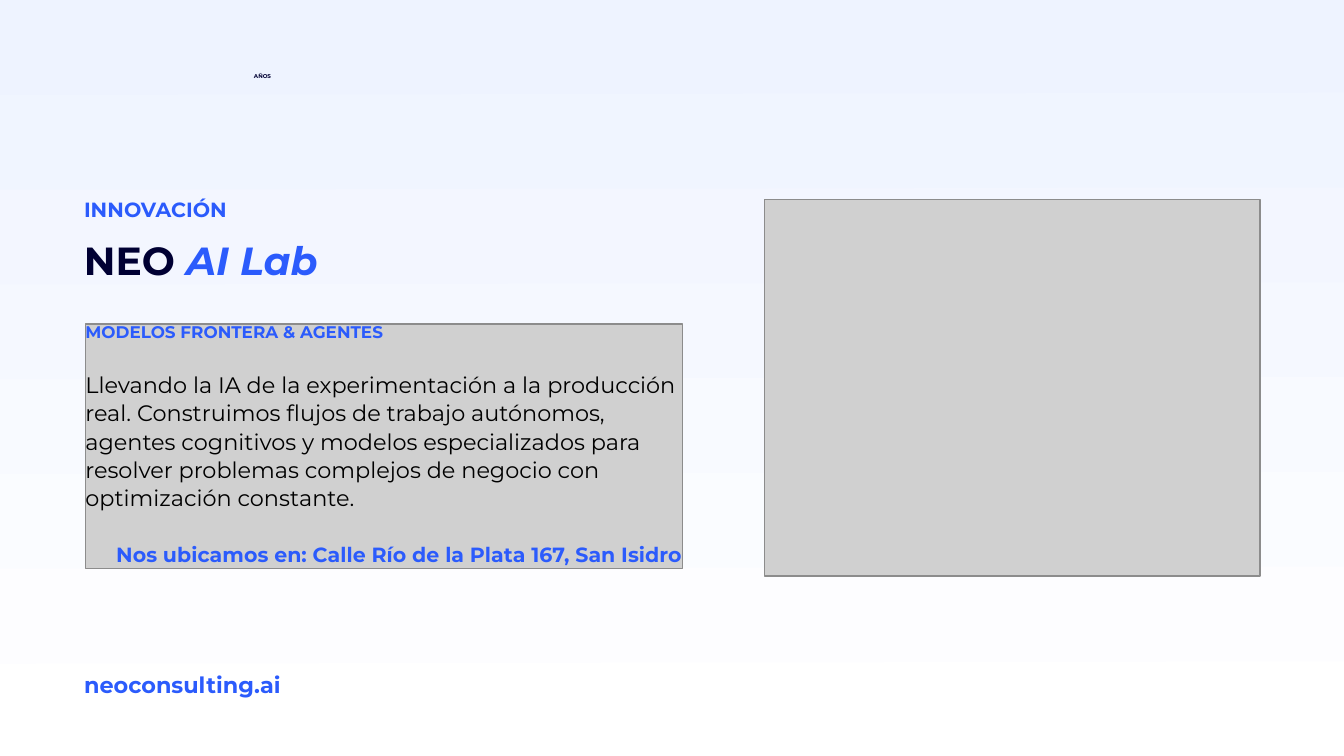
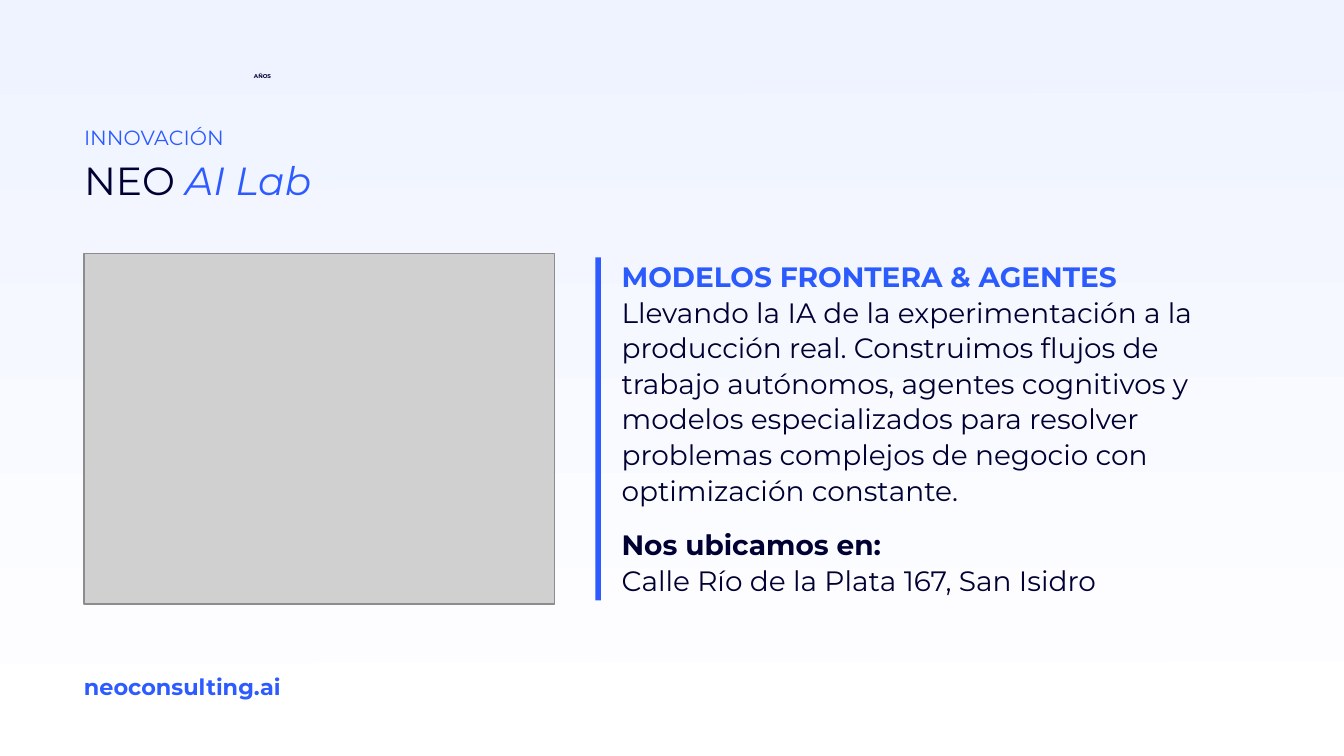
Before and after one commit to miguelchumacero/plantilla-base-deck, a slide deck: slide 15 of plantilla-base-neo-talents.pptx (slide 17 before the commit). Drawn at 1344x756 pixels with LibreOffice and Linux fonts; fonts in the diff are those of the drawing; grey boxes stand for pictures; background and template pictures are left out. Boxes give left, top, right and bottom in pixels: in the first picture for what was removed or moved away, otherwise in the second. Text is boxed around its words. In the diff, an @@ line names an element or a change of style, - is before the commit and + after.

```diff
--- a/plantilla-base-neo-talents.pptx
+++ b/plantilla-base-neo-talents.pptx
@@ text "INNOVACIÓN": place and size @@
-text "INNOVACIÓN" at [84, 198, 227, 218]
+text "INNOVACIÓN" at [84, 127, 224, 145]
@@ text "INNOVACIÓN" at [84, 127, 224, 145]: text colour #2B5BFC to #2D5BFF, bold off; line spacing 0.89 to 1 @@
@@ text "NEO AI Lab": place and size @@
-text "NEO AI Lab" at [84, 246, 318, 276]
+text "NEO AI Lab" at [84, 166, 311, 196]
@@ text "NEO AI Lab" at [84, 166, 311, 196]: text colour #2B5BFC to #2D5BFF in "AI Lab"; bold off; line spacing 0.88 to 0.95 @@
@@ picture removed at [765, 199, 1261, 575] @@
@@ picture: place and size @@
-picture at [86, 324, 683, 569]
+picture at [83, 254, 554, 605]
@@ rectangle added at [595, 258, 601, 601], fill #2D5BFF @@
@@ text "MODELOS FRONTERA & AGENTES": place and size @@
-text "MODELOS FRONTERA & AGENTES" at [85, 322, 675, 512]
+text "MODELOS FRONTERA & AGENTES" at [622, 267, 1192, 507]
@@ text "MODELOS FRONTERA & AGENTES" at [622, 267, 1192, 507]: size 9 to 15 pt in "MODELOS FRONTERA & AGENTES"; size 12 to 15 pt, text colour #000000 to #000033 in "Llevando la IA de la experimentación a ..."; line spacing 0.88 to 1.06 @@
@@ text at [622, 533, 1096, 595]: text changed; size 11 to 15 pt; text colour #2B5BFC to #000033; bold off @@
-Nos ubicamos en: Calle Río de la Plata 167, San Isidro
+Nos ubicamos en:
+Calle Río de la Plata 167, San Isidro
@@ text "neoconsulting.ai" at [84, 677, 281, 700]: text colour #2B5BFC to #2D5BFF; line spacing 0.88 to 1 @@
```
Also in this commit, not shown: 17 other slides changed, 2 slides removed, 2 other files.
